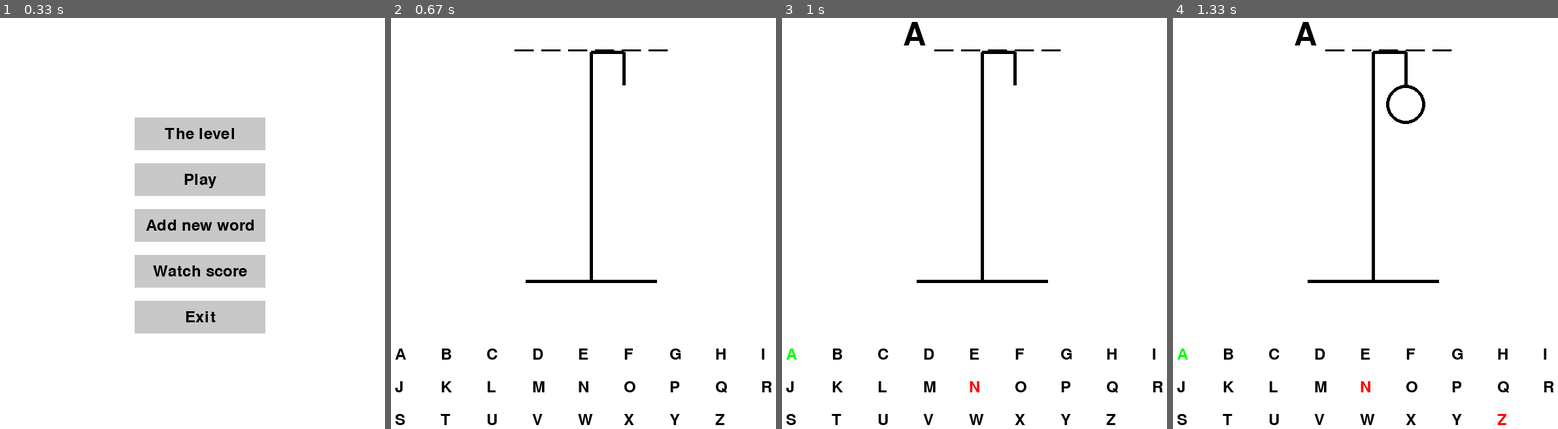
Above: before the commit, frames 1-4 (left to right).
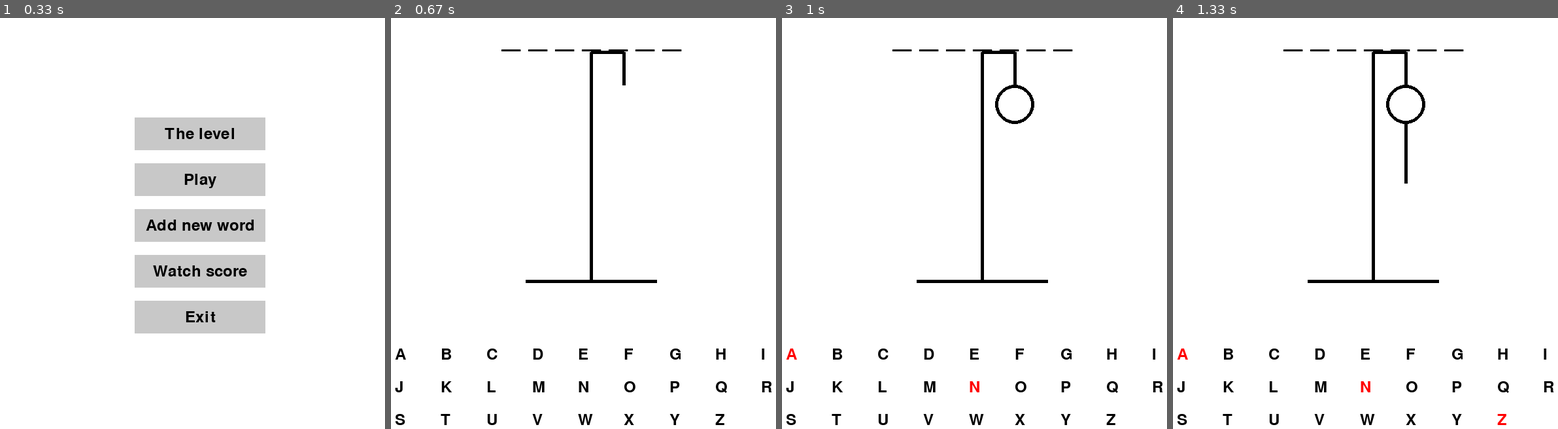
Above: after the commit, the same moments.

Repository: aminata-sane/Hangman-game
Game: pygame game, started from test_terminal.py
Two runs of this game, one before a commit and one after it. Both use one fixed random seed, a clock stepped at 60 frames per second and the inputs below.
Inputs:
- Up to frame 1 (0.33 s): no input
- Up to frame 2 (0.67 s): click "The level" at 0.38 s
- Up to frame 3 (1 s): type "ann" at 0.67 s
- Up to frame 4 (1.33 s): tap Enter at 1 s; tap Z at 1.22 s

Frame 1 is identical in both runs. In frame 2, 0.1% of the frame differs, in the area x 28-76%, y 7-9%; in frame 3, 0.6%, in the area x 1-76%, y 0-84%; in frame 4, 0.5%.

Commit message:
Chenging the comments

Diff:
--- a/test_terminal.py
+++ b/test_terminal.py
@@ -49,7 +49,7 @@
     window.blit(text_surface, text_rect)
 
 # Load words from a file
-# Завантажуємо слова з файлу
+# Download the words from file
 def load_words(words_file):
     if not os.path.exists(words_file):
         with open(words_file, "w", encoding="utf-8") as file:
@@ -60,13 +60,13 @@
         content = file.read().strip()
     levels = content.split("\n\n")
 
-    easy_words = levels[0].split("\n")  # Легкі слова
-    medium_words = levels[1].split("\n")  # Середні слова
+    easy_words = levels[0].split("\n")
+    medium_words = levels[1].split("\n")
     hard_words = levels[2].split("\n")
     return easy_words, medium_words, hard_words
 
 def load_words_by_level():
-    easy_words, medium_words, hard_words = load_words("words.txt")  # Потрібно вказати правильний шлях до файлу
+    easy_words, medium_words, hard_words = load_words("words.txt")
 
     if selected_level == "Easy":
         return easy_words
@@ -75,7 +75,8 @@
     elif selected_level == "Hard":
         return hard_words
     else:
-        return []  # Якщо рівень не вибраний, повертаємо порожній список
+        # If level isn't selected - return empty list
+        return []
 
 # Choose words
 def choose_word(words):
@@ -209,11 +210,11 @@
 # Function for starting game
 def start_game():
     global selected_level, player_name, score
-    if selected_level is None:  # Якщо рівень не вибрано
-        print("Error: Level not selected!")  # Повідомлення про помилку
-        return  # Зупиняємо виконання функції, не починаємо гру
-
-    # Якщо рівень вибрано, продовжуємо виконувати код для старту гри
+    if selected_level is None:
+        print("Error: Level not selected!")
+        return
+
+    # If level is selected
     print(f"Starting game with level: {selected_level}")
 
     words = load_words_by_level()
--- a/words.txt
+++ b/words.txt
@@ -8,6 +8,7 @@
 Jazz
 Myth
 
+
 Grimoire
 microwave
 walkway
@@ -17,12 +18,8 @@
 unknown
 rhythm
 
+
 Always be kind
 Tried and true
 My circle of friends
 I believe in you
-Read between the lines& C:/Users/daria/AppData/Local/Programs/Python/Python313/python.exe "d:/Daria/Downloads/La plateforme/курс logiciel/20.01.25-25.01.25/Hangman-game/test_code_copy.py"
-
-
-KOKO
-KOKO
